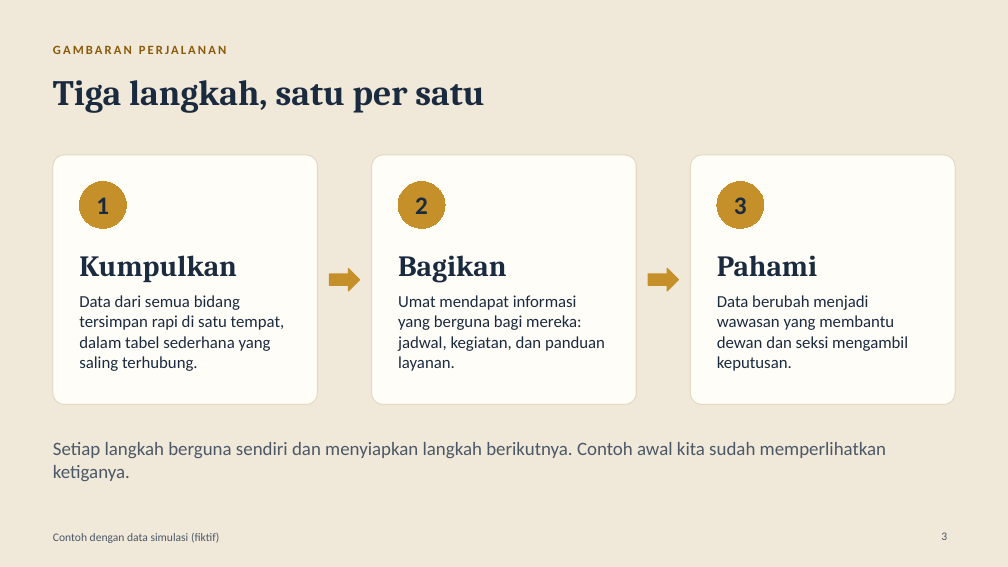
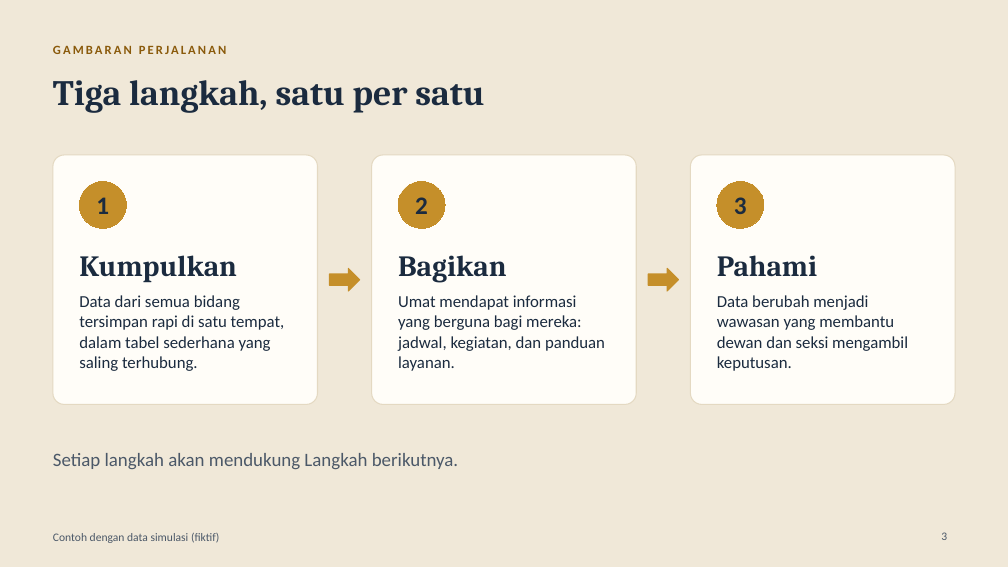
Before and after one commit to mizuruka92/church-activties, a slide deck: slide 3 of docs/presentation/pusat_informasi_paroki_dewan.pptx. Drawn at 1008x567 pixels with LibreOffice and Linux fonts; fonts in the diff are those of the drawing. Boxes give left, top, right and bottom in pixels: in the first picture for what was removed or moved away, otherwise in the second. Text is boxed around its words. In the diff, an @@ line names an element or a change of style, - is before the commit and + after.

```diff
--- a/docs/presentation/pusat_informasi_paroki_dewan.pptx
+++ b/docs/presentation/pusat_informasi_paroki_dewan.pptx
@@ text at (53,453,458,469): text changed @@
-Setiap langkah berguna sendiri dan menyiapkan langkah berikutnya. Contoh awal kita sudah memperlihatkan ketiganya.
+Setiap langkah akan mendukung Langkah berikutnya.
```
Also in this commit, not shown: 6 other slides changed, 1 slide removed.
